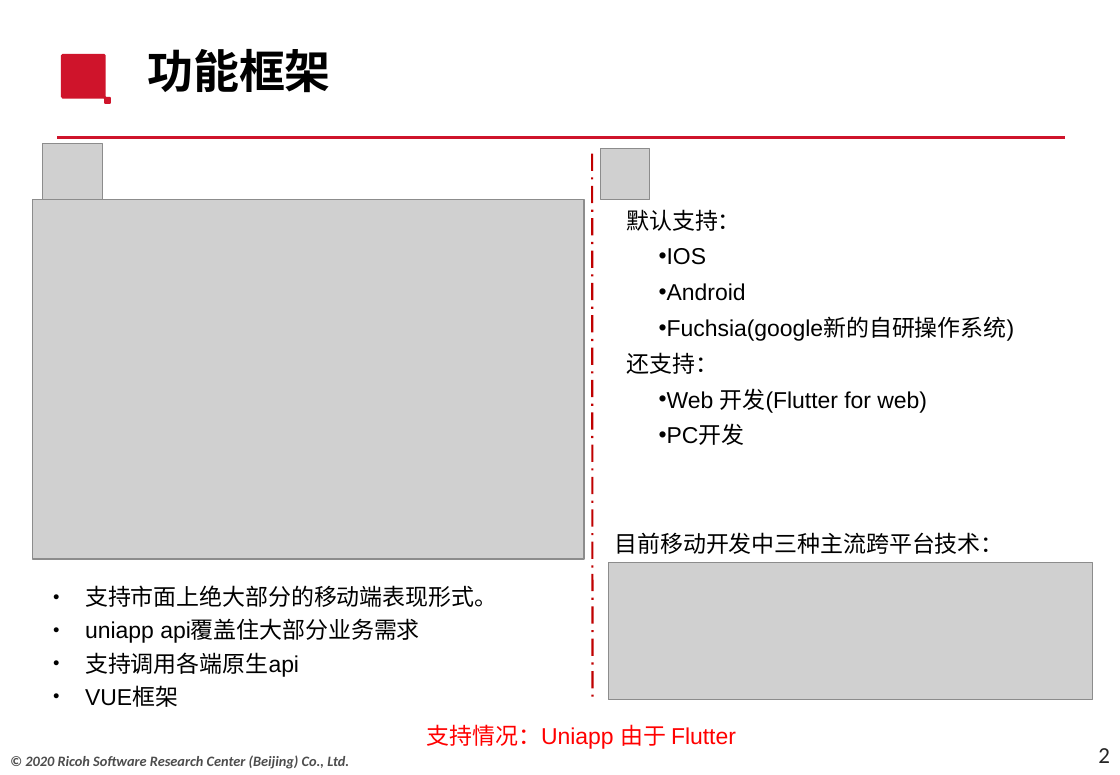
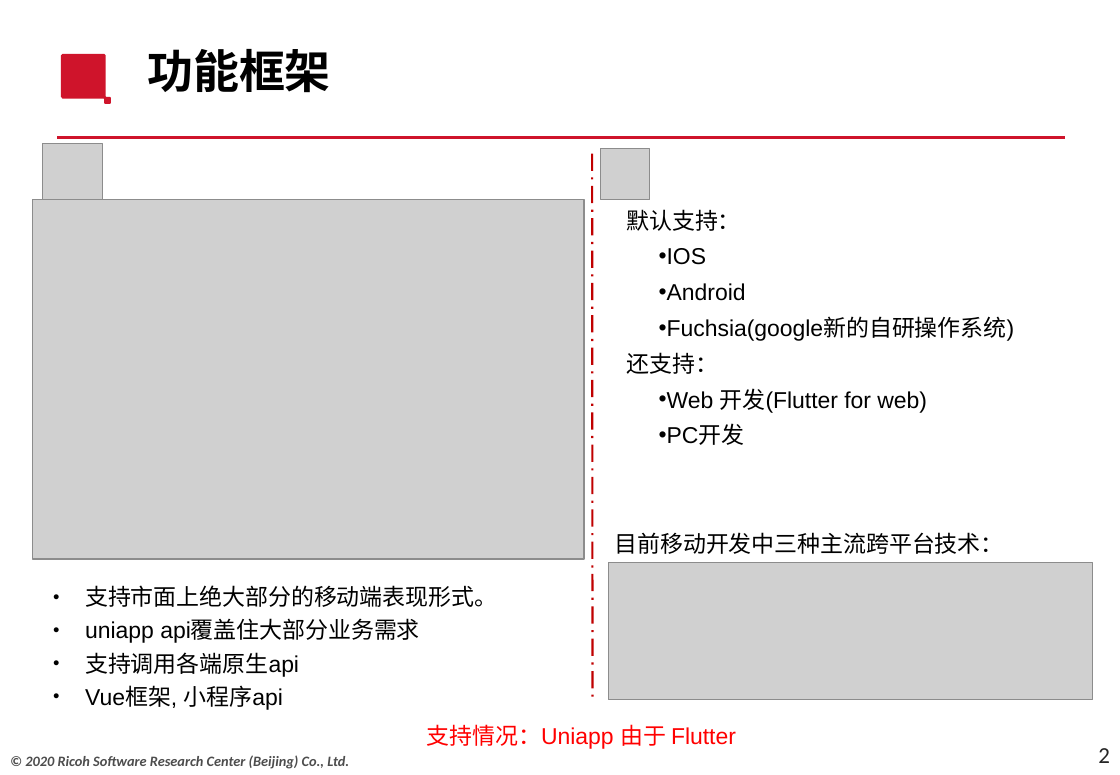
Before and after one commit to Nicole2442/somi, a slide deck: slide 2 of doc/移动端跨平台框架调研.pptx. Drawn at 1120x775 pixels with LibreOffice and Linux fonts; fonts in the diff are those of the drawing; grey boxes stand for pictures; background and template pictures are left out. Boxes give left, top, right and bottom in pixels: in the first picture for what was removed or moved away, otherwise in the second. Text is boxed around its words. In the diff, an @@ line names an element or a change of style, - is before the commit and + after.

```diff
--- a/doc/移动端跨平台框架调研.pptx
+++ b/doc/移动端跨平台框架调研.pptx
@@ text at (85, 685, 283, 710): text changed @@
-● VUE框架
+● Vue框架, 小程序api
```
